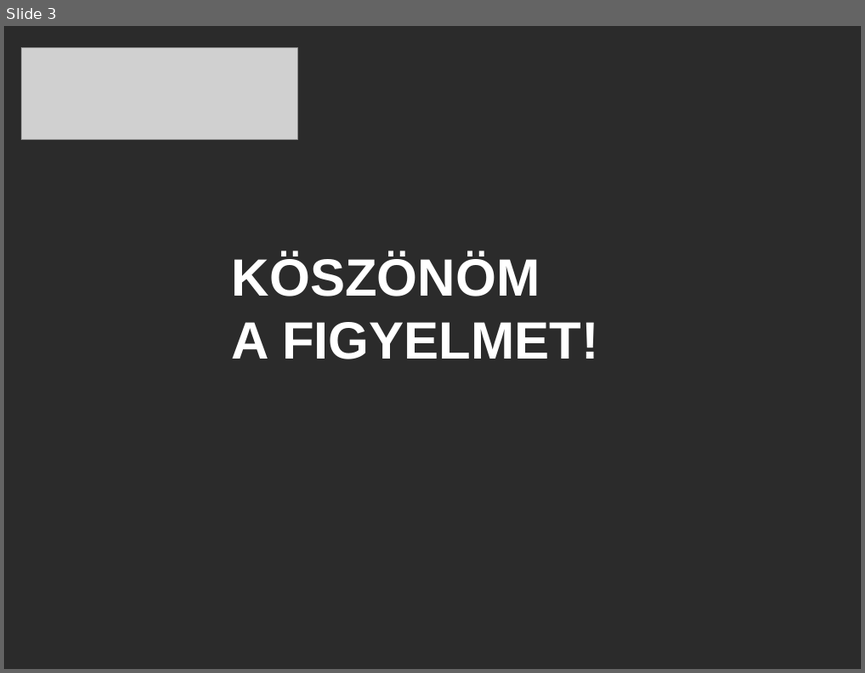
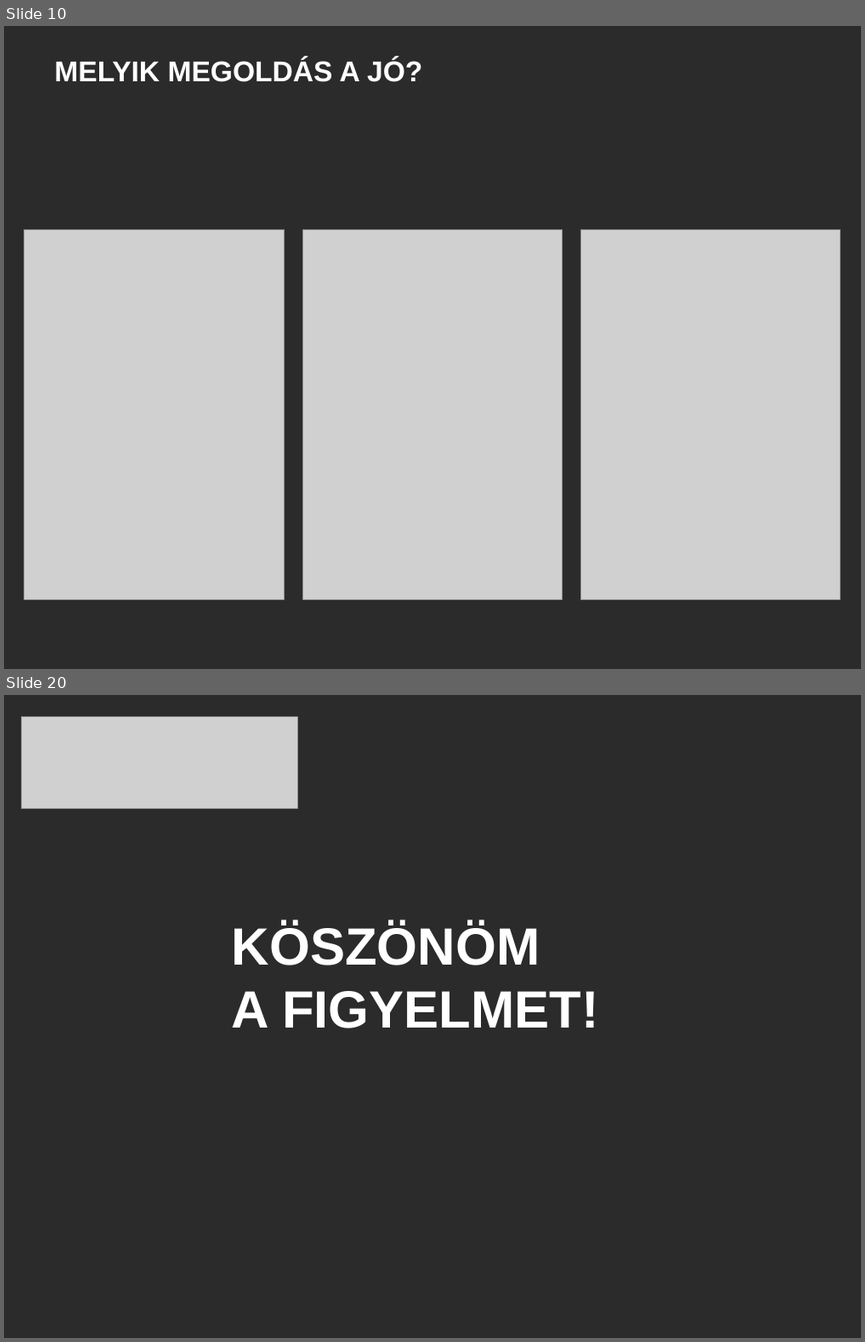
Before and after one commit to BitangYo/Networkshop2019, a slide deck: Networkshop2019.pptx. Shown one above the other, each under a label of ours: slide 3 before the commit, slides 10 and 20 after it; the slides between them are not shown. The pictures are 865x673 and 865x1342 pixels, drawn with LibreOffice and Linux fonts; fonts in the diff are those of the drawing; grey boxes stand for pictures; background and template pictures are left out; a plain dark background stands for a picture behind light text. Boxes give left, top, right and bottom in pixels: in the first picture for what was removed or moved away, otherwise in the second. Text is boxed around its words. In the diff, an @@ line names an element or a change of style, - is before the commit and + after.

```diff
--- a/Networkshop2019.pptx
+++ b/Networkshop2019.pptx
@@ slide 10 added at bbox=[4, 26, 861, 669], background picture (left out) @@
@@ title added at bbox=[54, 59, 422, 82], 24 pt, text #FFFFFF, bold @@
+MELYIK MEGOLDÁS A JÓ?
@@ picture added at bbox=[24, 229, 284, 599] @@
@@ picture added at bbox=[303, 229, 562, 599] @@
@@ picture added at bbox=[580, 229, 840, 599] @@
@@ what was slide 3 is now slide 20 @@
```
Also in this commit, not shown: 1 slide changed, 17 other slides added, 1 slide removed, 26 other files.
